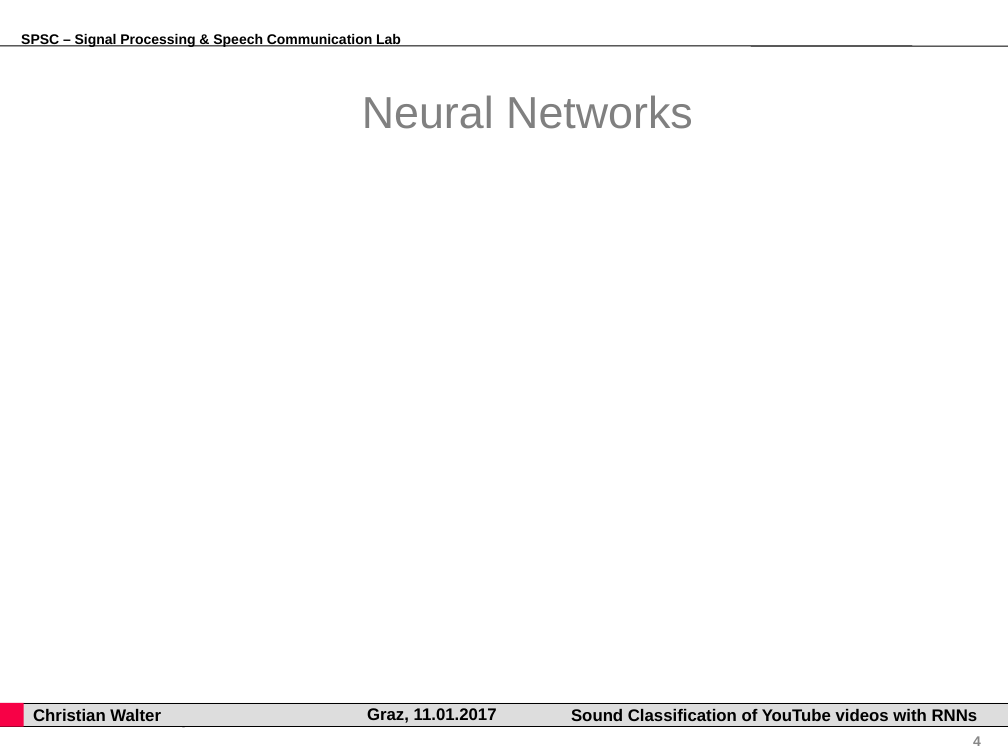
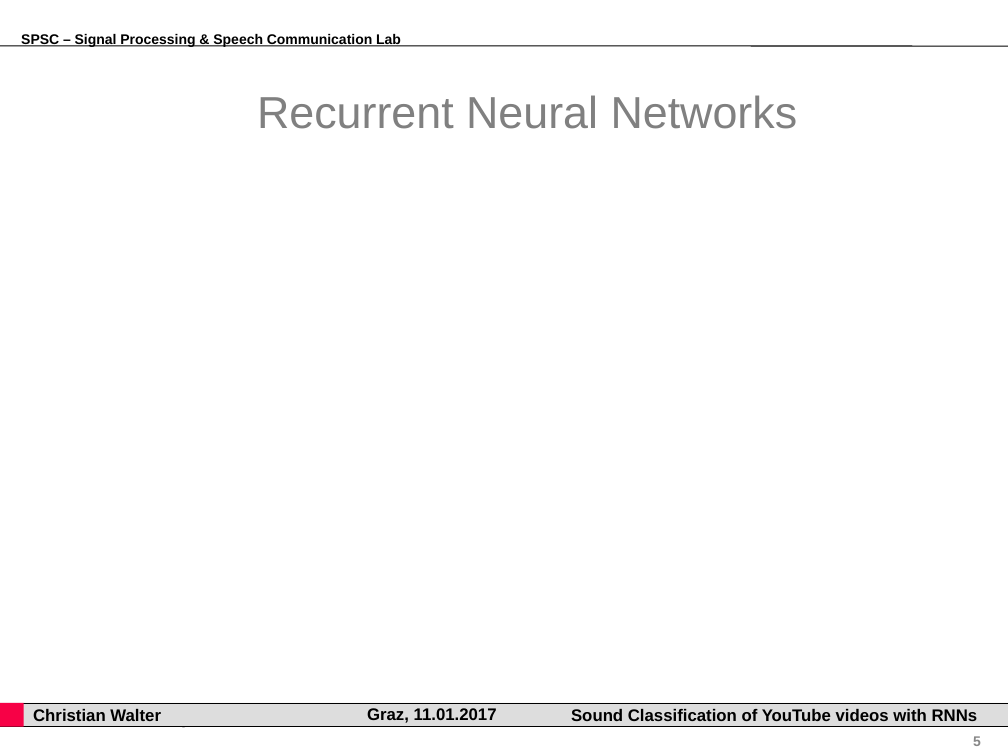
Before and after one commit to gartenschlaefer/present, a slide deck: slide 5 of bachelor_thesis/bachelor_thesis.ppt (slide 4 before the commit). Drawn at 1008x756 pixels with LibreOffice and Linux fonts; fonts in the diff are those of the drawing; background and template pictures are left out. Boxes give left, top, right and bottom in pixels: in the first picture for what was removed or moved away, otherwise in the second. Text is boxed around its words. In the diff, an @@ line names an element or a change of style, - is before the commit and + after.

Commit message:
neuralNets

```diff
--- a/bachelor_thesis/bachelor_thesis.ppt
+++ b/bachelor_thesis/bachelor_thesis.ppt
@@ title at [257,95,798,129]: text changed @@
-Neural Networks
+Recurrent Neural Networks
@@ page number at [973,736,981,746]: text changed @@
-4
+5
```
Also in this commit, not shown: 4 other slides changed, 5 slides added, 1 slide removed, 14 other files.
